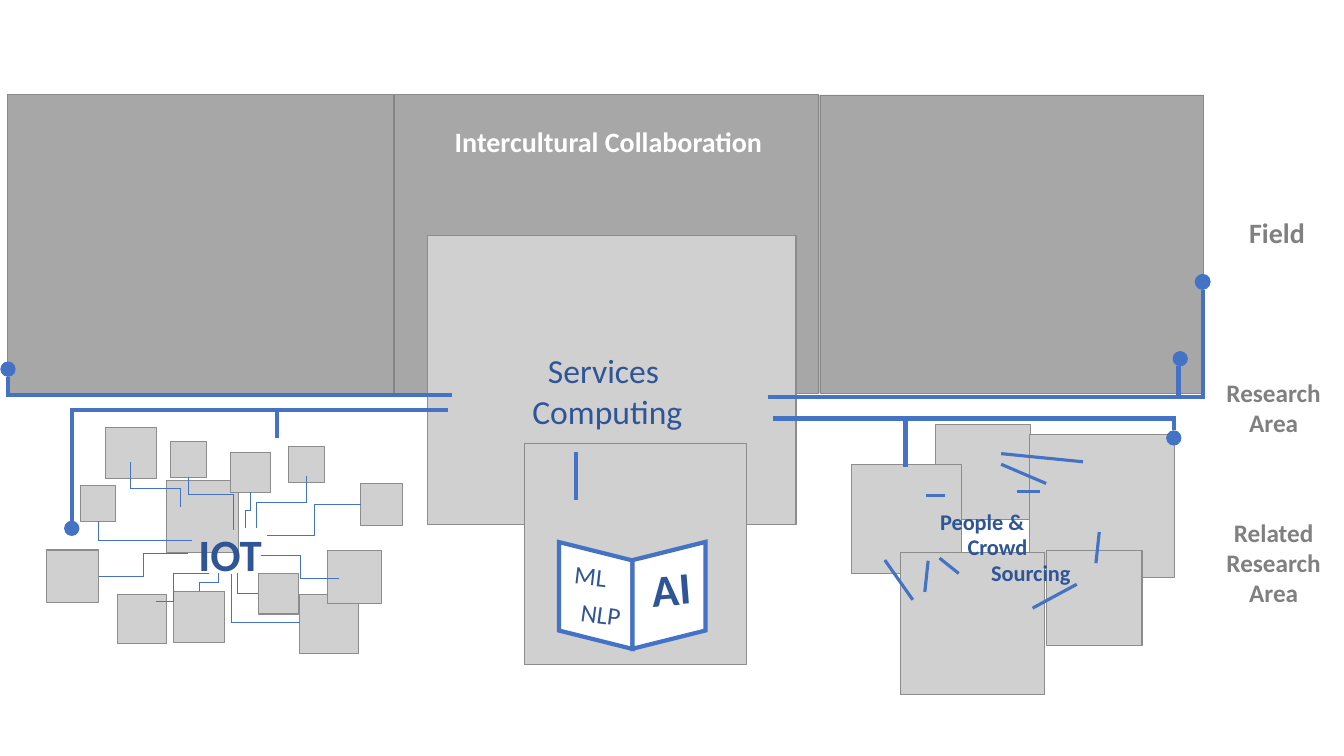
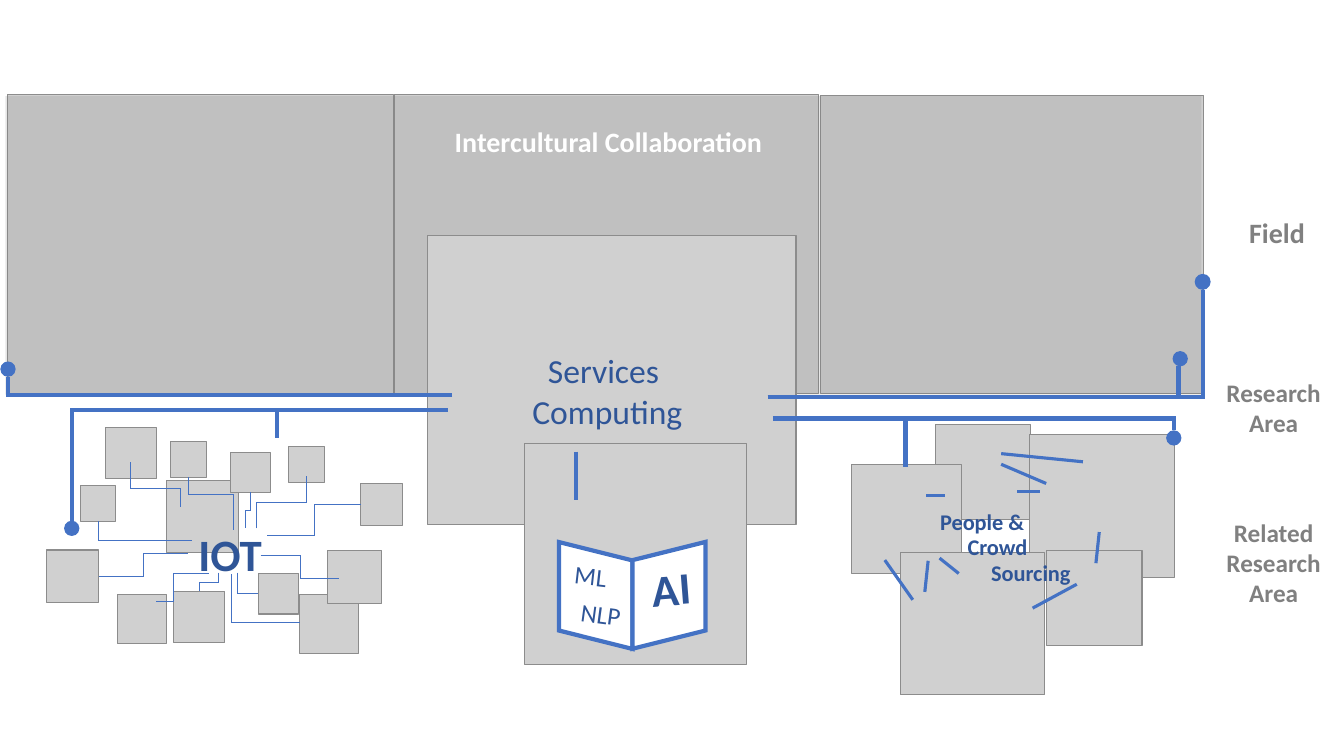
Before and after one commit to si-ritsumei/labweb, a slide deck: slide 5 of docs/img/research/all5.pptx. Drawn at 1344x756 pixels with LibreOffice and Linux fonts; fonts in the diff are those of the drawing; grey boxes stand for pictures. Boxes give left, top, right and bottom in pixels: in the first picture for what was removed or moved away, otherwise in the second. Text is boxed around its words. In the diff, an @@ line names an element or a change of style, - is before the commit and + after.

```diff
--- a/docs/img/research/all5.pptx
+++ b/docs/img/research/all5.pptx
@@ rectangle at <box>5,96,1202,394</box>: fill #7F7F7F at 50% opacity to #7F7F7F at 19% opacity @@
```
Also in this commit, not shown: 2 other files.
